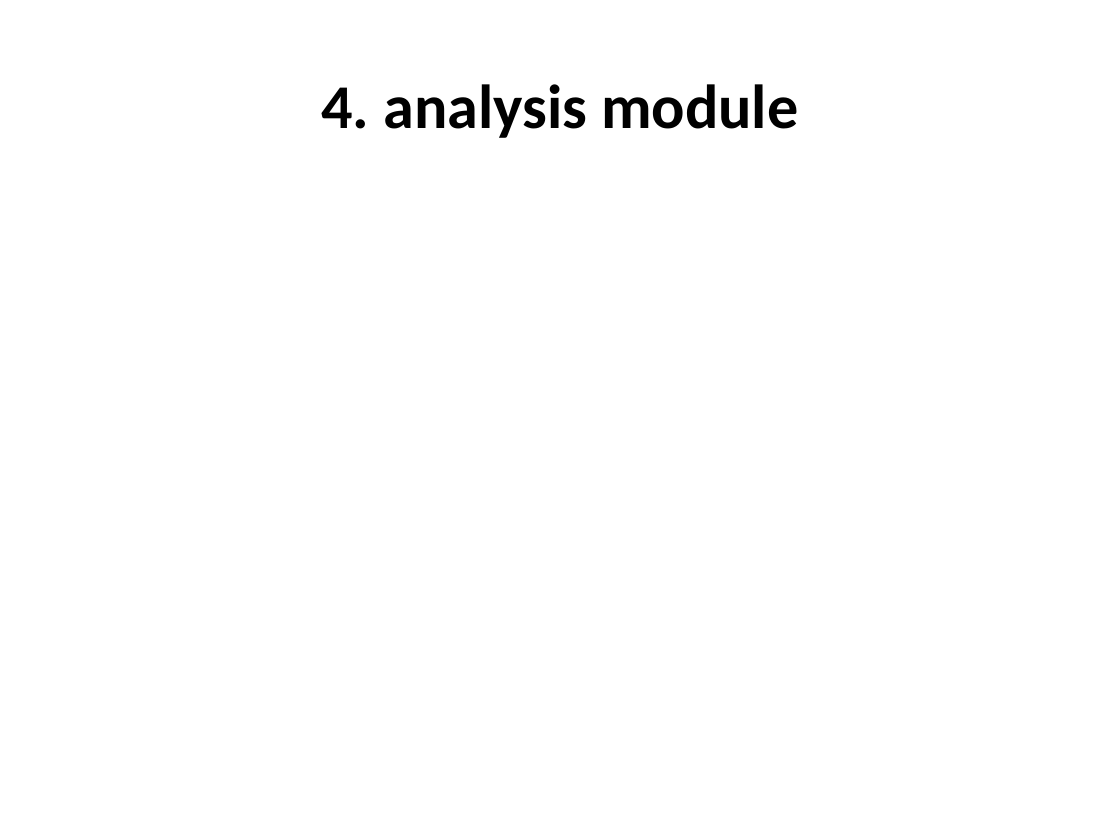
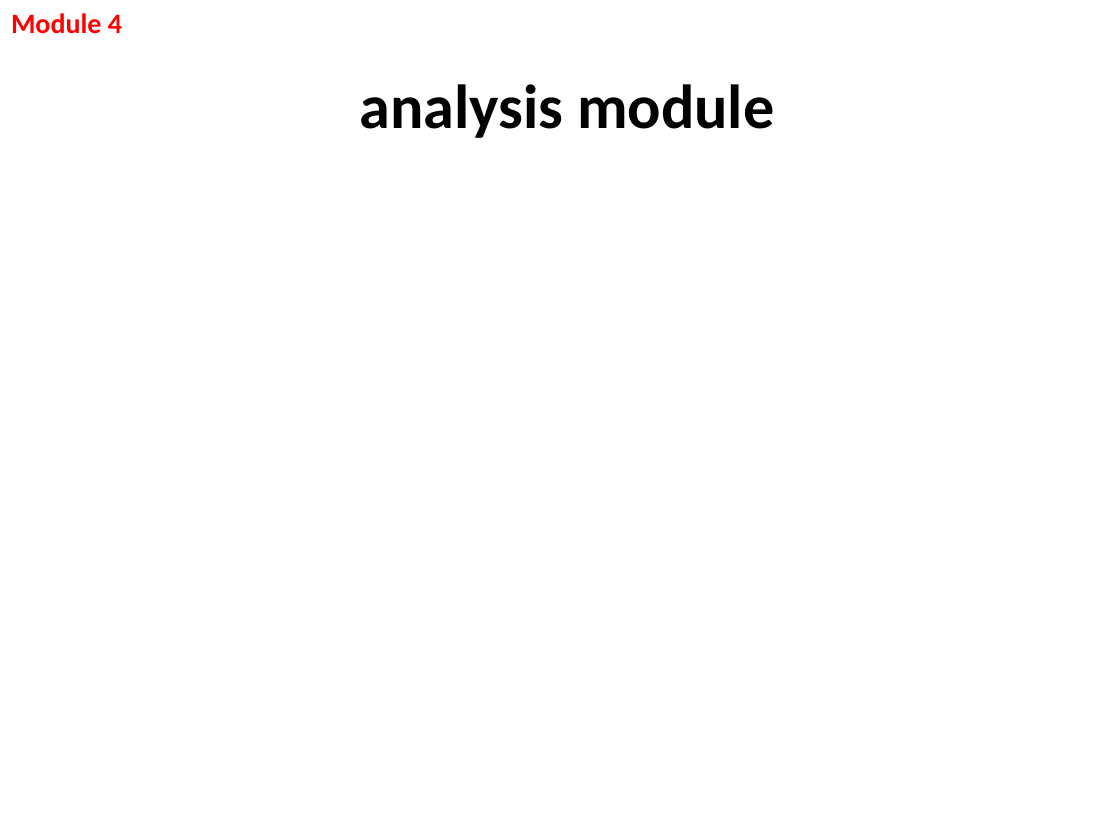
Before and after one commit to vitogump/lifelit, a slide deck: slide 13 of userGuide.pptx (slide 12 before the commit). Drawn at 1120x840 pixels with LibreOffice and Linux fonts; fonts in the diff are those of the drawing. Boxes give left, top, right and bottom in pixels: in the first picture for what was removed or moved away, otherwise in the second. Text is boxed around its words. In the diff, an @@ line names an element or a change of style, - is before the commit and + after.

```diff
--- a/userGuide.pptx
+++ b/userGuide.pptx
@@ text added at (x1=11, y1=13, x2=122, y2=34), 18 pt, text #FF0000, bold @@
+Module 4
@@ title at (x1=359, y1=84, x2=774, y2=138): text changed @@
-4. analysis module
+analysis module
```
Also in this commit, not shown: 6 other slides changed, 1 slide added, 6 other files.
